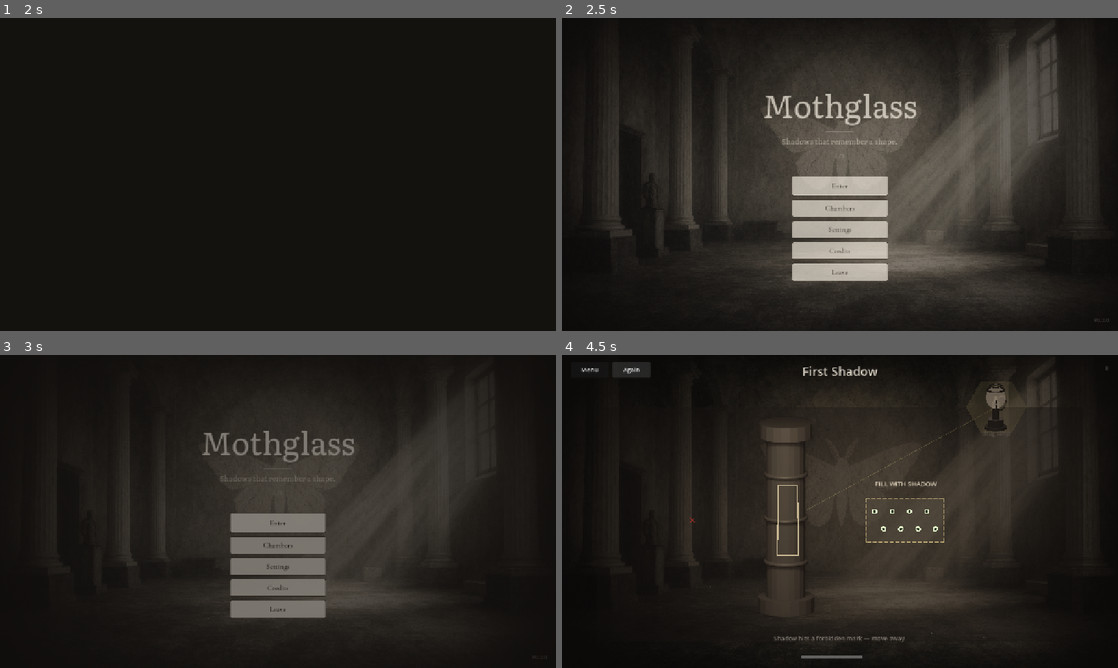
Above: before the commit, frames 1-4 (two rows, left to right).
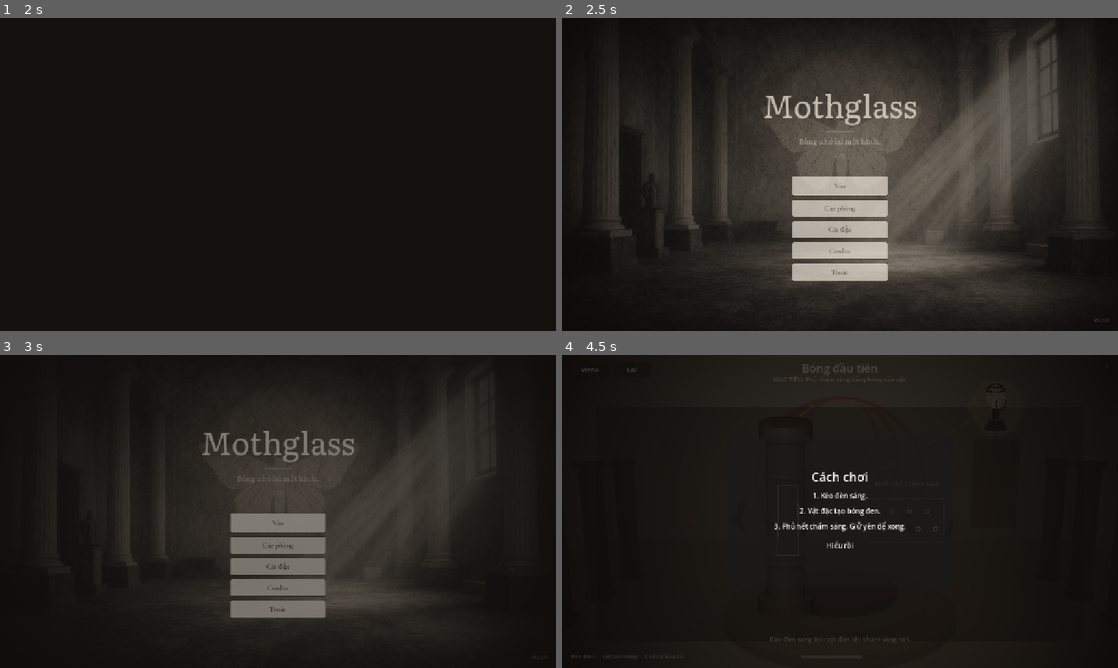
Above: after the commit, the same moments.

Repository: quocXEM/mothglass
Game: Godot game, scene res://scenes/boot.tscn
Same seed, same stepped clock (60 frames per second), same inputs: the game is played once before the commit and once after it.
Inputs (mouse positions are in pixels of both pictures, inside the frame that each line leads up to):
- Up to frame 1 (2 s): tap Enter at 0.5 s; move the mouse to (400, 158) at 0.52 s; tap Q at 0.6 s; click (400, 158) at 0.67 s; drag from (166, 190) to (250, 237) at 1.27 s
- Up to frame 2 (2.5 s): tap Space at 2 s; move the mouse to (895, 105) at 2.02 s; tap Q at 2.1 s; click (895, 105) at 2.17 s
- Up to frame 3 (3 s): click "Enter" (after the commit: "Vào") at 2.75 s
- Up to frame 4 (4.5 s): click (840, 545) at 3.5 s, where only the run after the commit has a clickable "Hiểu rồi"; click "Again" (after the commit: "Lại") at 4.25 s

Frame 1 is identical in both runs. In frame 2, 0.2% of the frame differs, in the area x 39-61%, y 38-82%; in frame 3, 0.1%; in frame 4, 24%, in the area x 1-99%, y 0-98%.

Commit message:
Chuẩn dễ hiểu: coach lần đầu, rule bar, nền hall không bướm tường.
Legend + copy rõ mục tiêu; phòng chơi tách khỏi art trang trí gây nhầm.

Co-authored-by: Cursor <cursoragent@cursor.com>

Diff:
--- a/project.godot
+++ b/project.godot
@@ -1,4 +1,10 @@
-; Mothglass — studio build
+; Engine configuration file.
+; It's best edited using the editor UI and not directly,
+; since the parameters that go here are not all obvious.
+;
+; Format:
+;   [section] ; section goes between []
+;   param=value ; assign values to parameters
 
 config_version=5
 
@@ -24,14 +30,10 @@
 
 window/size/viewport_width=1280
 window/size/viewport_height=720
+window/size/window_width_override=1280
+window/size/window_height_override=720
 window/stretch/mode="canvas_items"
 window/stretch/aspect="expand"
-window/size/window_width_override=1280
-window/size/window_height_override=720
-
-[internationalization]
-
-locale/fallback="en"
 
 [rendering]
 
--- a/scenes/room.tscn
+++ b/scenes/room.tscn
@@ -78,22 +78,37 @@
 anchor_left = 0.5
 anchor_right = 0.5
 offset_left = -200.0
-offset_top = 18.0
+offset_top = 12.0
 offset_right = 200.0
-offset_bottom = 56.0
+offset_bottom = 44.0
 theme_override_colors/font_color = Color(0.95, 0.92, 0.86, 0.92)
-theme_override_font_sizes/font_size = 28
+theme_override_font_sizes/font_size = 26
 text = "Mothglass"
 horizontal_alignment = 1
+
+[node name="RuleBar" type="Label" parent="UI"]
+unique_name_in_owner = true
+anchors_preset = 10
+anchor_left = 0.5
+anchor_right = 0.5
+offset_left = -420.0
+offset_top = 46.0
+offset_right = 420.0
+offset_bottom = 72.0
+theme_override_colors/font_color = Color(0.95, 0.88, 0.7, 0.9)
+theme_override_font_sizes/font_size = 14
+text = "GOAL: Cover the glowing dots with the object's shadow."
+horizontal_alignment = 1
+autowrap_mode = 2
 
 [node name="Badge" type="Label" parent="UI"]
 anchors_preset = 1
 anchor_left = 1.0
 anchor_right = 1.0
 offset_left = -120.0
-offset_top = 22.0
+offset_top = 16.0
 offset_right = -24.0
-offset_bottom = 48.0
+offset_bottom = 42.0
 theme_override_colors/font_color = Color(0.9, 0.86, 0.8, 0.55)
 theme_override_font_sizes/font_size = 13
 text = "I"
@@ -105,26 +120,58 @@
 anchor_left = 1.0
 anchor_right = 1.0
 offset_left = -160.0
-offset_top = 48.0
+offset_top = 42.0
 offset_right = -24.0
-offset_bottom = 70.0
+offset_bottom = 64.0
 theme_override_colors/font_color = Color(0.9, 0.86, 0.8, 0.4)
 theme_override_font_sizes/font_size = 12
 text = "Q  E"
 horizontal_alignment = 2
 
+[node name="Legend" type="HBoxContainer" parent="UI"]
+unique_name_in_owner = true
+anchors_preset = 2
+anchor_top = 1.0
+anchor_bottom = 1.0
+offset_left = 20.0
+offset_top = -40.0
+offset_right = 520.0
+offset_bottom = -14.0
+theme_override_constants/separation = 16
+
+[node name="LegLamp" type="Label" parent="UI/Legend"]
+unique_name_in_owner = true
+layout_mode = 2
+theme_override_colors/font_color = Color(0.95, 0.9, 0.75, 0.7)
+theme_override_font_sizes/font_size = 12
+text = "Lamp (drag)"
+
+[node name="LegObj" type="Label" parent="UI/Legend"]
+unique_name_in_owner = true
+layout_mode = 2
+theme_override_colors/font_color = Color(0.95, 0.9, 0.75, 0.7)
+theme_override_font_sizes/font_size = 12
+text = "Object"
+
+[node name="LegDot" type="Label" parent="UI/Legend"]
+unique_name_in_owner = true
+layout_mode = 2
+theme_override_colors/font_color = Color(0.95, 0.9, 0.75, 0.7)
+theme_override_font_sizes/font_size = 12
+text = "Dots"
+
 [node name="Whisper" type="Label" parent="UI"]
 anchors_preset = 7
 anchor_left = 0.5
 anchor_top = 1.0
 anchor_right = 0.5
 anchor_bottom = 1.0
-offset_left = -320.0
+offset_left = -360.0
 offset_top = -78.0
-offset_right = 320.0
+offset_right = 360.0
 offset_bottom = -48.0
-theme_override_colors/font_color = Color(0.92, 0.88, 0.82, 0.55)
-theme_override_font_sizes/font_size = 14
+theme_override_colors/font_color = Color(0.95, 0.92, 0.86, 0.85)
+theme_override_font_sizes/font_size = 15
 text = ""
 horizontal_alignment = 1
 autowrap_mode = 2
--- a/scripts/core/loc.gd
+++ b/scripts/core/loc.gd
@@ -38,17 +38,26 @@
 		"win.body": "The shadow holds.",
 		"win.next": "Continue",
 		"win.menu": "Menu",
-		"hint.goal": "Fill the dashed shape with shadow.",
-		"hint.low": "Move the lamp — watch the shadow.",
-		"hint.mid": "Closer… cover more dots.",
-		"hint.high": "Almost — fine-tune the lamp.",
-		"hint.hold": "Hold still…",
-		"hint.anti": "Shadow hits a forbidden mark — move away.",
-		"zone.fill": "FILL WITH SHADOW",
+		"hint.goal": "Drag the lamp until shadow covers every glowing dot.",
+		"hint.low": "Drag the lamp — the dark shadow must move onto the dots.",
+		"hint.mid": "Good — cover more glowing dots.",
+		"hint.high": "Almost — nudge the lamp and hold.",
+		"hint.hold": "Perfect — hold still…",
+		"hint.anti": "Wrong — shadow hits ✕. Move the lamp away.",
+		"zone.fill": "COVER THESE DOTS",
+		"rule.bar": "GOAL: Cover the glowing dots with the object's shadow.",
+		"legend.lamp": "Lamp (drag)",
+		"legend.object": "Object (casts shadow)",
+		"legend.target": "Dots (must be covered)",
+		"coach.title": "How to play",
+		"coach.1": "1. Drag the glowing lamp.",
+		"coach.2": "2. Solid objects cast a dark shadow.",
+		"coach.3": "3. Cover every glowing dot. Hold to finish.",
+		"coach.ok": "Got it",
 		"room.1.title": "First Shadow",
-		"room.1.whisper": "Drag the lamp. Cover every glowing dot.",
+		"room.1.whisper": "Drag the lamp left of the pillar until dots light up.",
 		"room.2.title": "Two Shadows",
-		"room.2.whisper": "Two objects. One lamp. Cover the shape below.",
+		"room.2.whisper": "Place the lamp so both shadows cover the dots below.",
 		"room.3.title": "Turning Memory",
 		"room.3.whisper": "Rotate with Q/E, then place the lamp.",
 		"room.4.title": "Skewed Gate",
@@ -86,17 +95,26 @@
 		"win.body": "Bóng giữ hình.",
 		"win.next": "Tiếp",
 		"win.menu": "Menu",
-		"hint.goal": "Phủ vùng nét đứt bằng bóng.",
-		"hint.low": "Kéo đèn — nhìn bóng đen chạy.",
-		"hint.mid": "Gần hơn… phủ thêm chấm sáng.",
-		"hint.high": "Sắp được — chỉnh nhẹ vị trí đèn.",
-		"hint.hold": "Giữ yên…",
-		"hint.anti": "Bóng chạm dấu cấm ✕ — kéo ra.",
-		"zone.fill": "PHỦ BẰNG BÓNG",
+		"hint.goal": "Kéo đèn đến khi bóng phủ hết mọi chấm sáng.",
+		"hint.low": "Kéo đèn — bóng đen phải chạy lên các chấm.",
+		"hint.mid": "Tốt — phủ thêm chấm sáng.",
+		"hint.high": "Sắp xong — chỉnh nhẹ và giữ.",
+		"hint.hold": "Đúng rồi — giữ yên…",
+		"hint.anti": "Sai — bóng chạm ✕. Kéo đèn ra.",
+		"zone.fill": "PHỦ CÁC CHẤM NÀY",
+		"rule.bar": "MỤC TIÊU: Phủ chấm sáng bằng bóng của vật.",
+		"legend.lamp": "Đèn (kéo)",
+		"legend.object": "Vật (tạo bóng)",
+		"legend.target": "Chấm (cần phủ)",
+		"coach.title": "Cách chơi",
+		"coach.1": "1. Kéo đèn sáng.",
+		"coach.2": "2. Vật đặc tạo bóng đen.",
+		"coach.3": "3. Phủ hết chấm sáng. Giữ yên để xong.",
+		"coach.ok": "Hiểu rồi",
 		"room.1.title": "Bóng đầu tiên",
-		"room.1.whisper": "Kéo đèn. Phủ hết mọi chấm sáng.",
+		"room.1.whisper": "Kéo đèn sang trái cột đến khi chấm sáng hết.",
 		"room.2.title": "Hai bóng",
-		"room.2.whisper": "Hai vật. Một đèn. Phủ hình phía dưới.",
+		"room.2.whisper": "Đặt đèn để hai bóng phủ hết chấm phía dưới.",
 		"room.3.title": "Xoay khối nhớ",
 		"room.3.whisper": "Xoay Q/E, rồi đặt đèn.",
 		"room.4.title": "Cổng lệch",
--- a/scripts/core/settings.gd
+++ b/scripts/core/settings.gd
@@ -3,7 +3,7 @@
 
 const PATH := "user://mothglass_settings.cfg"
 
-var language: String = "en"
+var language: String = "vi"
 var master_volume: float = 0.85
 var muted: bool = false
 
--- a/scripts/game/game_state.gd
+++ b/scripts/game/game_state.gd
@@ -6,6 +6,7 @@
 var current_room: int = 1
 var unlocked: int = 1
 var completed: Dictionary = {}
+var coach_seen: bool = false
 
 
 func _ready() -> void:
@@ -18,6 +19,7 @@
 		return
 	unlocked = int(cfg.get_value("p", "u", 1))
 	current_room = int(cfg.get_value("p", "c", 1))
+	coach_seen = bool(cfg.get_value("p", "coach", false))
 	for i in range(1, TOTAL_ROOMS + 1):
 		if cfg.get_value("done", str(i), false):
 			completed[i] = true
@@ -27,9 +29,15 @@
 	var cfg := ConfigFile.new()
 	cfg.set_value("p", "u", unlocked)
 	cfg.set_value("p", "c", current_room)
+	cfg.set_value("p", "coach", coach_seen)
 	for i in completed.keys():
 		cfg.set_value("done", str(i), true)
 	cfg.save(SAVE_PATH)
+
+
+func mark_coach_seen() -> void:
+	coach_seen = true
+	save()
 
 
 func mark_done(room: int) -> void:
--- a/scripts/puzzle/room_catalog.gd
+++ b/scripts/puzzle/room_catalog.gd
@@ -65,7 +65,7 @@
 		"whisper": "Hai vật. Một đèn. Phủ hình phía dưới.",
 		"lamp": Vector2(80, 600),
 		"shadow_length": 340.0,
-		"threshold": 0.9,
+		"threshold": 0.85,
 		"rotatable": false,
 		"props": [
 			{"pos": Vector2(500, 340), "poly": _poly([Vector2(0, -70), Vector2(55, 45), Vector2(-55, 45)]), "sprite": "prop_wedge", "sprite_scale": Vector2(0.9, 0.9)},
@@ -74,10 +74,9 @@
 		"target_samples": [
 			Vector2(640, 560), Vector2(610, 575), Vector2(670, 575), Vector2(640, 595),
 			Vector2(590, 555), Vector2(690, 555), Vector2(620, 600), Vector2(660, 600),
-			Vector2(600, 585), Vector2(680, 585),
 		],
 		"anti_samples": [
-			Vector2(640, 420), Vector2(560, 400), Vector2(720, 400), Vector2(640, 480),
+			Vector2(640, 420), Vector2(560, 400), Vector2(720, 400),
 		],
 		"target_outline": _poly([
 			Vector2(560, 540), Vector2(720, 540), Vector2(730, 620), Vector2(550, 620),
--- a/scripts/puzzle/room_controller.gd
+++ b/scripts/puzzle/room_controller.gd
@@ -16,9 +16,13 @@
 @onready var progress: ProgressBar = $UI/Progress
 @onready var progress_label: Label = $UI/ProgressLabel
 @onready var title_l: Label = $UI/Title
+@onready var rule_bar: Label = %RuleBar
 @onready var whisper_l: Label = $UI/Whisper
 @onready var badge: Label = $UI/Badge
 @onready var rotate_hint: Label = $UI/RotateHint
+@onready var leg_lamp: Label = %LegLamp
+@onready var leg_obj: Label = %LegObj
+@onready var leg_dot: Label = %LegDot
 @onready var btn_back: Button = $UI/Top/BtnBack
 @onready var btn_retry: Button = $UI/Top/BtnRetry
 @onready var win_panel: PanelContainer = $UI/Win
@@ -64,6 +68,9 @@
 	_load_room(GameState.current_room)
 	_refresh_chrome()
 	Loc.language_changed.connect(func(_c): _refresh_chrome())
+	if not GameState.coach_seen:
+		var coach: CanvasLayer = (load("res://scripts/ui/coach_overlay.gd") as GDScript).new()
+		add_child(coach)
 	modulate.a = 0.0
 	create_tween().tween_property(self, "modulate:a", 1.0, 0.55)
 
@@ -84,6 +91,10 @@
 	btn_menu.text = Loc.tr_key("win.menu")
 	pause_title.text = Loc.tr_key("room.pause")
 	btn_resume.text = Loc.tr_key("room.resume")
+	rule_bar.text = Loc.tr_key("rule.bar")
+	leg_lamp.text = Loc.tr_key("legend.lamp")
+	leg_obj.text = Loc.tr_key("legend.object")
+	leg_dot.text = Loc.tr_key("legend.target")
 	if GameState.current_room >= 1:
 		title_l.text = Loc.room_title(GameState.current_room)
 		whisper_l.text = Loc.room_whisper(GameState.current_room)
@@ -100,18 +111,18 @@
 
 
 func _setup_art() -> void:
+	# Play rooms use hall WITHOUT wall-moth art (avoids confusing decoration with puzzle)
+	var hall := ART + "bg_room.png"
 	var dream := ART + "bg_dream.jpg"
-	var hall := ART + "bg_room.png"
-	if ResourceLoader.exists(dream):
+	if ResourceLoader.exists(hall):
+		bg.texture = load(hall)
+	elif ResourceLoader.exists(dream):
 		bg.texture = load(dream)
-	elif ResourceLoader.exists(hall):
-		bg.texture = load(hall)
 	bg.centered = false
 	bg.position = Vector2.ZERO
 	if bg.texture:
 		bg.scale = Vector2(1280.0 / float(bg.texture.get_width()), 720.0 / float(bg.texture.get_height()))
-	# Dim decorative wall art so puzzle props/shadows read first
-	bg.modulate = Color(0.55, 0.52, 0.48, 1)
+	bg.modulate = Color(0.72, 0.68, 0.62, 1)
 
 	if ResourceLoader.exists(ART + "vignette.png"):
 		vignette.texture = load(ART + "vignette.png")
--- /dev/null
+++ b/scripts/ui/coach_overlay.gd
@@ -0,0 +1,57 @@
+extends CanvasLayer
+## First-run coach — one clear screen, international UX standard.
+
+
+func _ready() -> void:
+	layer = 40
+	if GameState.coach_seen:
+		queue_free()
+		return
+	_build()
+
+
+func _build() -> void:
+	var dim := ColorRect.new()
+	dim.set_anchors_preset(Control.PRESET_FULL_RECT)
+	dim.color = Color(0.05, 0.04, 0.03, 0.72)
+	dim.mouse_filter = Control.MOUSE_FILTER_STOP
+	add_child(dim)
+
+	var panel := PanelContainer.new()
+	panel.set_anchors_preset(Control.PRESET_CENTER)
+	panel.offset_left = -260
+	panel.offset_top = -170
+	panel.offset_right = 260
+	panel.offset_bottom = 170
+	add_child(panel)
+
+	var v := VBoxContainer.new()
+	v.alignment = BoxContainer.ALIGNMENT_CENTER
+	v.add_theme_constant_override("separation", 12)
+	panel.add_child(v)
+
+	var title := Label.new()
+	title.text = Loc.tr_key("coach.title")
+	title.horizontal_alignment = HORIZONTAL_ALIGNMENT_CENTER
+	title.add_theme_font_size_override("font_size", 28)
+	v.add_child(title)
+
+	for key in ["coach.1", "coach.2", "coach.3"]:
+		var row := Label.new()
+		row.text = Loc.tr_key(key)
+		row.horizontal_alignment = HORIZONTAL_ALIGNMENT_CENTER
+		row.autowrap_mode = TextServer.AUTOWRAP_WORD_SMART
+		row.add_theme_font_size_override("font_size", 16)
+		v.add_child(row)
+
+	var btn := Button.new()
+	btn.text = Loc.tr_key("coach.ok")
+	btn.custom_minimum_size = Vector2(180, 42)
+	btn.pressed.connect(_dismiss)
+	v.add_child(btn)
+
+
+func _dismiss() -> void:
+	AudioBus.play_ui()
+	GameState.mark_coach_seen()
+	queue_free()
Not shown, added: scripts/ui/coach_overlay.gd.uid
